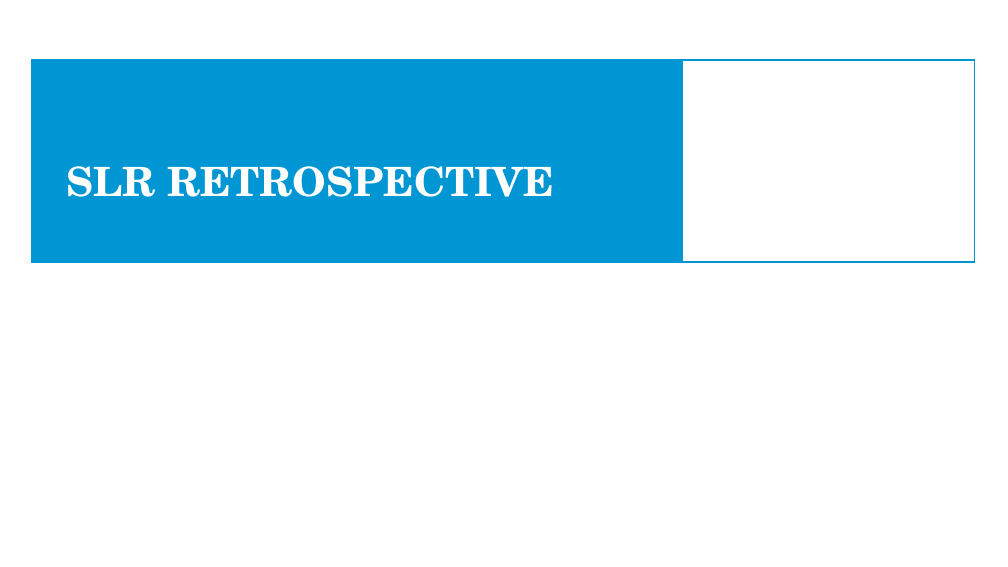
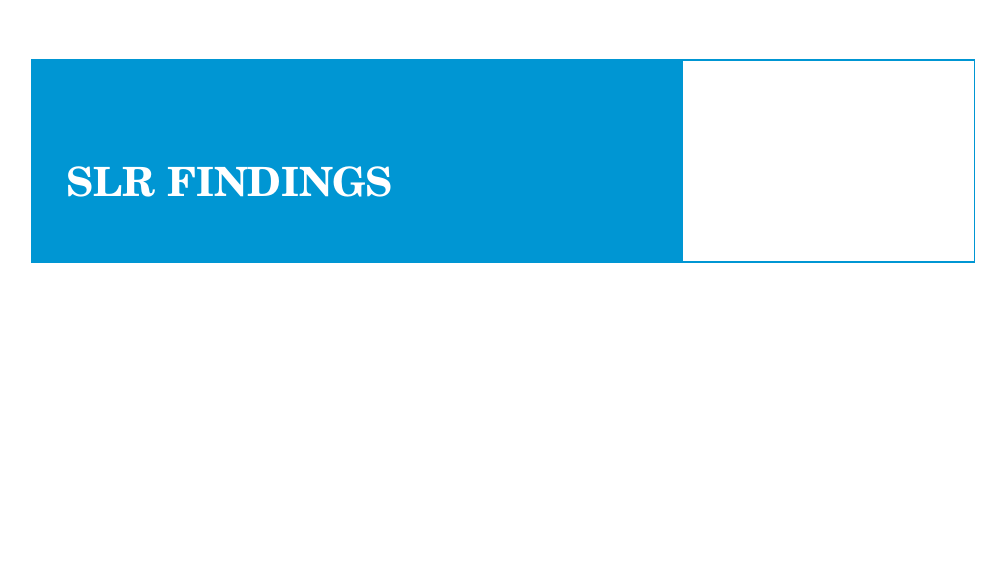
Before and after one commit to Bimi1804/BiT-ReNU, a slide deck: slide 5 of MasterThesis_Presentation2_MarkusBimassl.pptx. Drawn at 1008x567 pixels with LibreOffice and Linux fonts; fonts in the diff are those of the drawing; background and template pictures are left out. Boxes give left, top, right and bottom in pixels: in the first picture for what was removed or moved away, otherwise in the second. Text is boxed around its words. In the diff, an @@ line names an element or a change of style, - is before the commit and + after.

```diff
--- a/MasterThesis_Presentation2_MarkusBimassl.pptx
+++ b/MasterThesis_Presentation2_MarkusBimassl.pptx
@@ title at [67,166,393,197]: text changed @@
-SLR RETROSPECTIVE
+SLR FINDINGS
```
Also in this commit, not shown: 11 other slides changed, 5 slides added, 4 slides removed.
